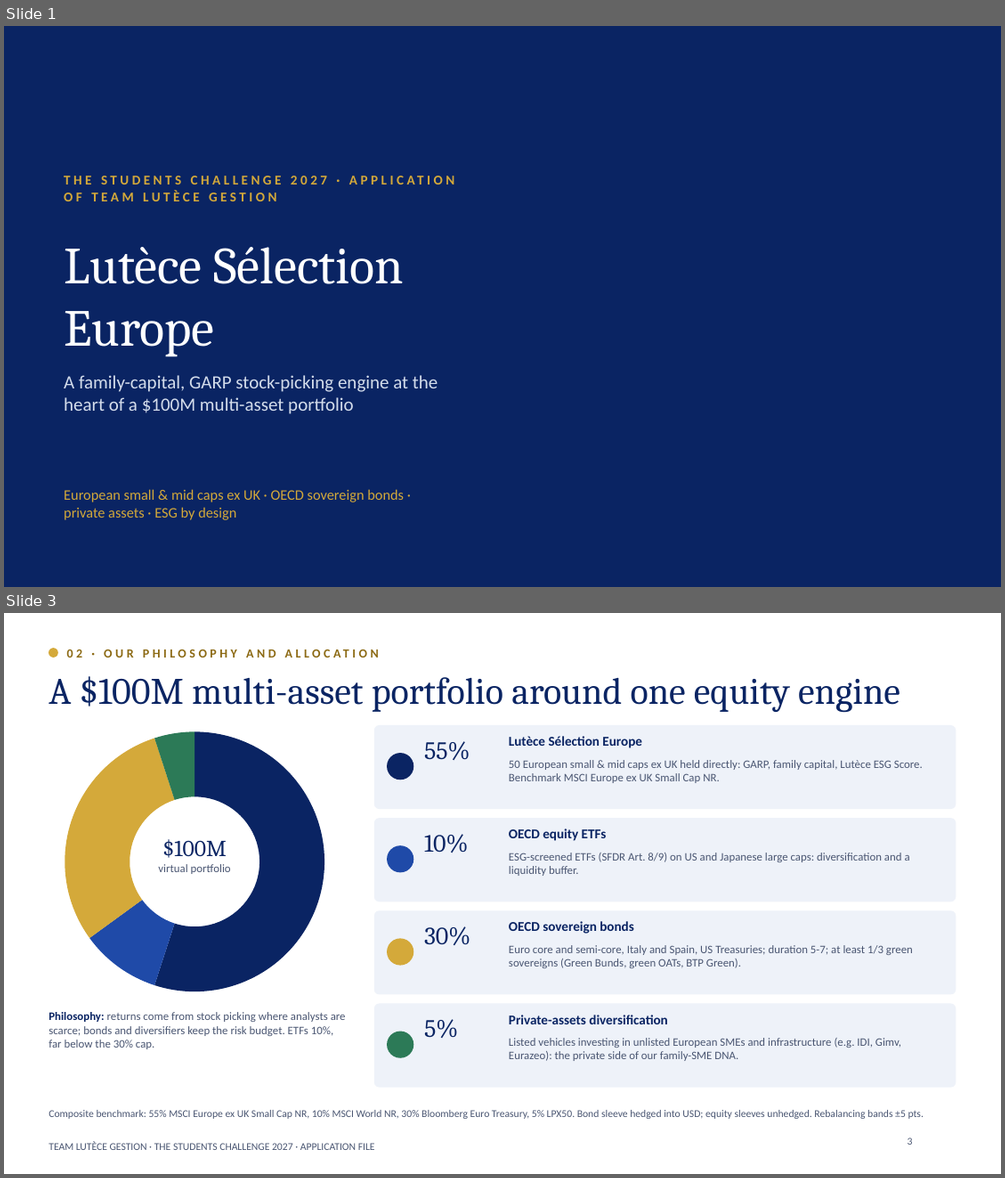
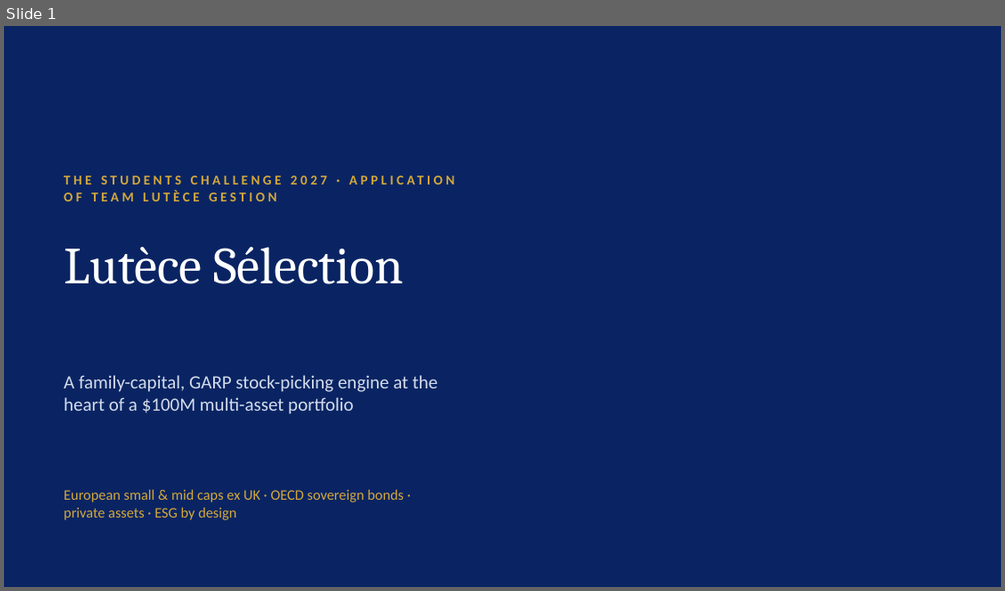
Before and after one commit to charlesarthurfrancois-sys/ponytail, a slide deck: student-challenge/Lutece_Gestion_Application_Students_Challenge_2027.pptx. Shown one above the other, each under a label of ours: slides 1 and 3 before the commit, slide 1 after it; the slides between them are not shown. The pictures are 1005x1178 and 1005x591 pixels, drawn with LibreOffice and Linux fonts; fonts in the diff are those of the drawing; background and template pictures are left out. Boxes give left, top, right and bottom in pixels: in the first picture for what was removed or moved away, otherwise in the second. Text is boxed around its words. In the diff, an @@ line names an element or a change of style, - is before the commit and + after.

```diff
--- a/student-challenge/Lutece_Gestion_Application_Students_Challenge_2027.pptx
+++ b/student-challenge/Lutece_Gestion_Application_Students_Challenge_2027.pptx
@@ slide 3 removed at (4, 613, 1001, 1174), background #FFFFFF @@
@@ ellipse removed at (48, 648, 57, 657) @@
@@ text removed at (67, 641, 815, 664) @@
-02 · OUR PHILOSOPHY AND ALLOCATION
@@ title removed at (48, 676, 900, 713) @@
-A $100M multi-asset portfolio around one equity engine
@@ doughnut chart removed at (38, 722, 352, 1002) @@
-categories: 1, 2, 3, 4
-Series 1: 55, 10, 30, 5
@@ rounded rectangle removed at (374, 725, 956, 809) @@
@@ text removed at (424, 741, 470, 760) @@
-55%
@@ text removed at (509, 736, 642, 748) @@
-Lutèce Sélection Europe
@@ ellipse removed at (387, 753, 413, 779) @@
@@ text removed at (509, 760, 922, 783) @@
-50 European small & mid caps ex UK held directly: GARP, family capital, Lutèce ESG Score. Benchmark MSCI Europe ex UK Small Cap NR.
@@ rounded rectangle removed at (374, 818, 956, 901) @@
@@ text removed at (158, 839, 231, 874) @@
-$100M
-virtual portfolio
@@ ellipse removed at (387, 845, 413, 873) @@
@@ text removed at (424, 834, 469, 852) @@
-10%
@@ text removed at (509, 828, 607, 841) @@
-OECD equity ETFs
@@ text removed at (509, 852, 910, 876) @@
-ESG-screened ETFs (SFDR Art. 8/9) on US and Japanese large caps: diversification and a liquidity buffer.
@@ rounded rectangle removed at (374, 910, 956, 995) @@
@@ text removed at (424, 926, 470, 945) @@
-30%
@@ text removed at (509, 921, 634, 933) @@
-OECD sovereign bonds
@@ ellipse removed at (387, 938, 413, 965) @@
@@ text removed at (509, 945, 913, 968) @@
-Euro core and semi-core, Italy and Spain, US Treasuries; duration 5-7; at least 1/3 green sovereigns (Green Bunds, green OATs, BTP Green).
@@ text removed at (48, 1012, 346, 1049) @@
-Philosophy: returns come from stock picking where analysts are scarce; bonds and diversifiers keep the risk budget. ETFs 10%, far below the 30% cap.
@@ rounded rectangle removed at (374, 1004, 956, 1087) @@
@@ ellipse removed at (387, 1031, 413, 1058) @@
@@ text removed at (424, 1019, 458, 1038) @@
-5%
@@ text removed at (509, 1014, 667, 1024) @@
-Private-assets diversification
@@ text removed at (509, 1038, 901, 1061) @@
-Listed vehicles investing in unlisted European SMEs and infrastructure (e.g. IDI, Gimv, Eurazeo): the private side of our family-SME DNA.
@@ text removed at (48, 1110, 923, 1119) @@
-Composite benchmark: 55% MSCI Europe ex UK Small Cap NR, 10% MSCI World NR, 30% Bloomberg Euro Treasury, 5% LPX50. Bond sleeve hedged into USD; equity sleeves unhedged. Rebalancing bands ±5 pts.
@@ text removed at (48, 1141, 375, 1150) @@
-TEAM LUTÈCE GESTION · THE STUDENTS CHALLENGE 2027 · APPLICATION FILE
@@ page number removed at (907, 1137, 913, 1144) @@
-3
@@ slide 1 changed as well @@
@@ title at (64, 247, 404, 284): text changed @@
-Lutèce Sélection Europe
+Lutèce Sélection
```
Also in this commit, not shown: 5 other slides changed, 4 slides added, 3 other slides removed, 2 other files.
